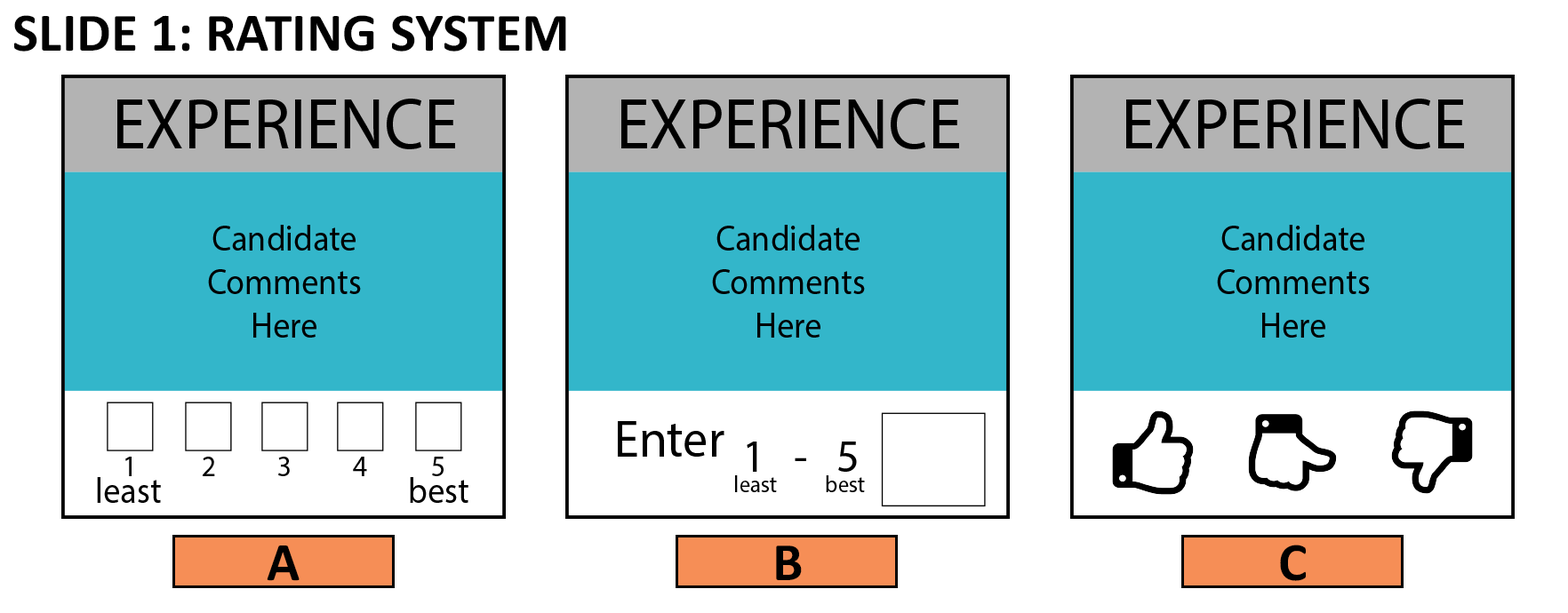
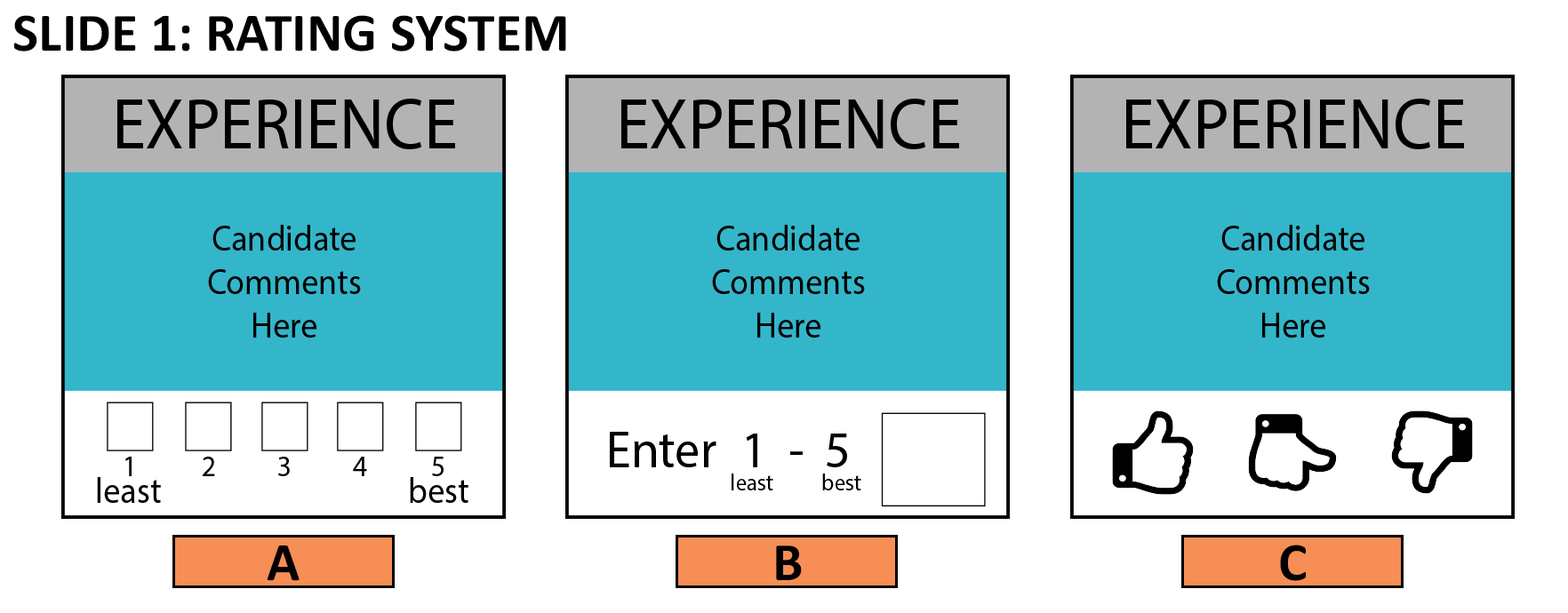
Two versions of the same layered image (1568 x 613). Layer-by-layer changes:
moved "Vector Smart Object" (1st of 3) above "Vector Smart Object", painted on it over box(609, 421, 865, 493)
